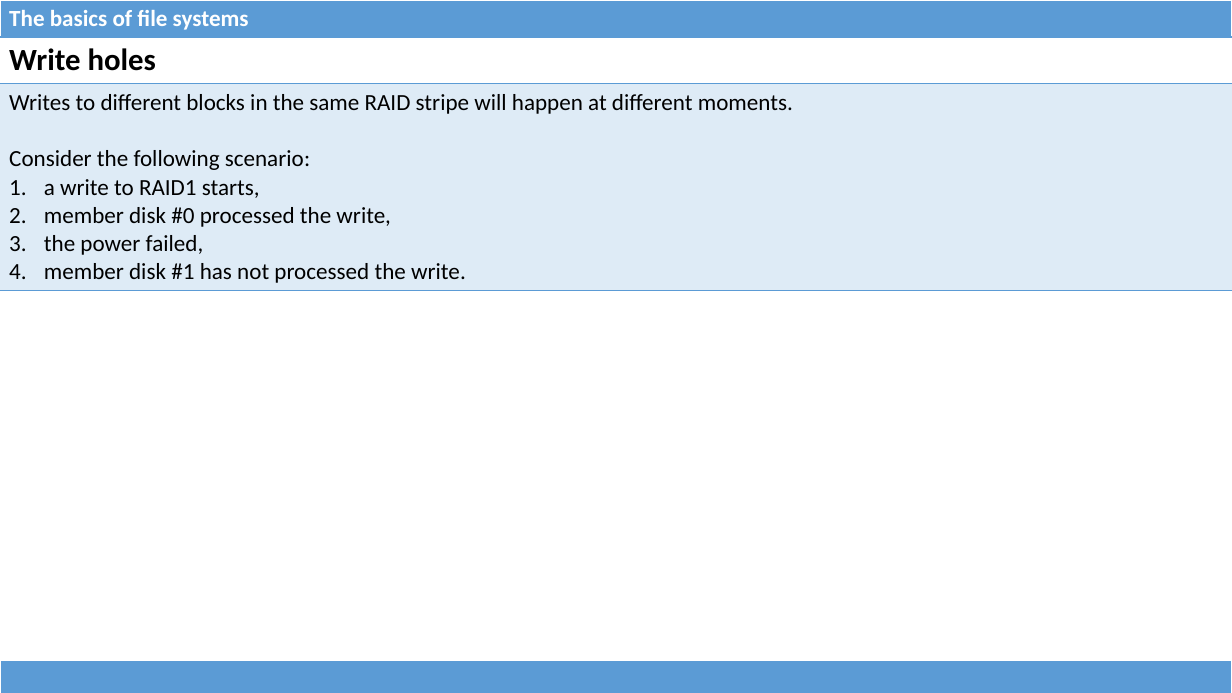
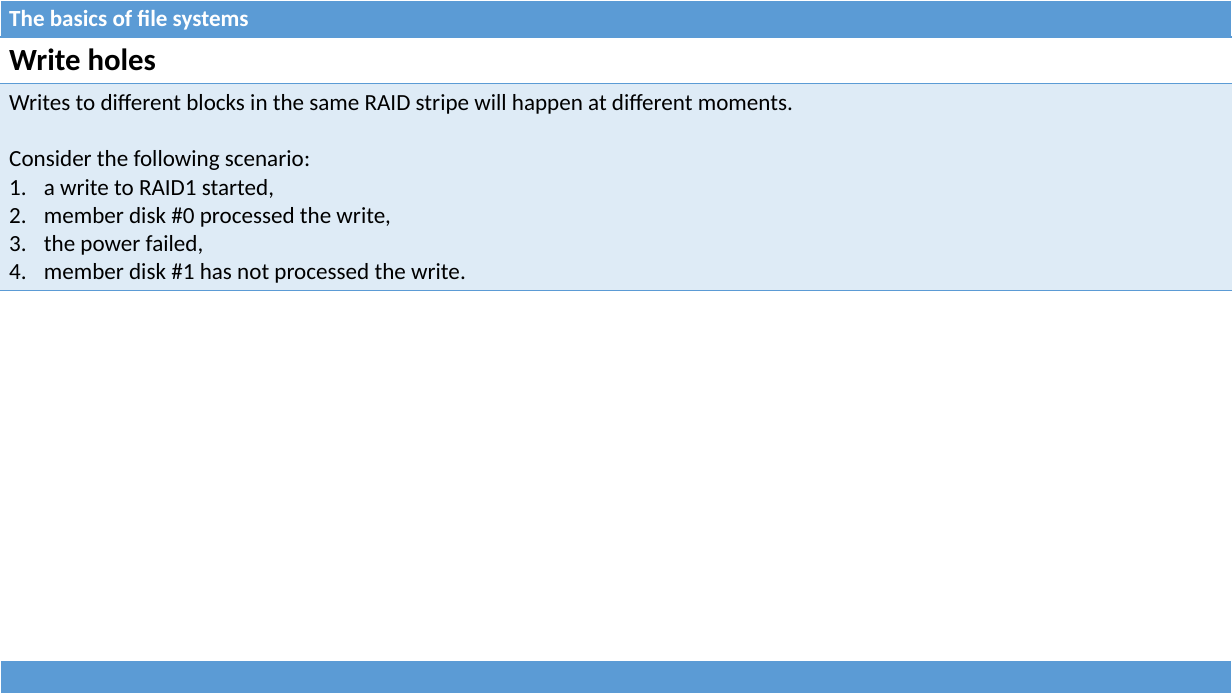
Before and after one commit to dominiquelefevre/filesystems-101-jb, a slide deck: slide 26 of talks/src/class06.pptx. Drawn at 1232x693 pixels with LibreOffice and Linux fonts; fonts in the diff are those of the drawing. Boxes give left, top, right and bottom in pixels: in the first picture for what was removed or moved away, otherwise in the second. Text is boxed around its words. In the diff, an @@ line names an element or a change of style, - is before the commit and + after.

Commit message:
class06: O_DIRECT and RAID write holes + misc typo fixes.

```diff
--- a/talks/src/class06.pptx
+++ b/talks/src/class06.pptx
@@ table at (x1=0, y1=37, x2=1232, y2=287) @@
-row 2, column 1: Writes to different blocks in the same RAID stripe will happen at different moments. / Consider the following scenario: / a write to RAID1 starts, / member disk #0 processed the write, / the power failed, / member disk #1 has not processed the write.
+row 2, column 1: Writes to different blocks in the same RAID stripe will happen at different moments. / Consider the following scenario: / a write to RAID1 started, / member disk #0 processed the write, / the power failed, / member disk #1 has not processed the write.
```
Also in this commit, not shown: 11 other slides changed, 1 slide added, 1 other file.
